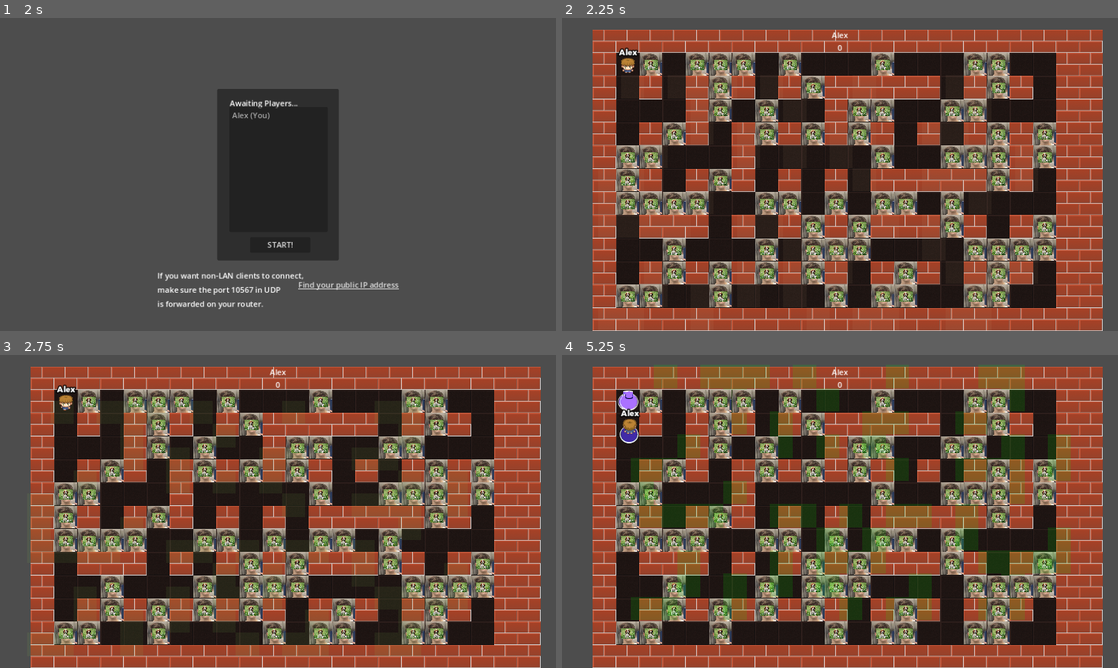
Above: before the commit, frames 1-4 (two rows, left to right).
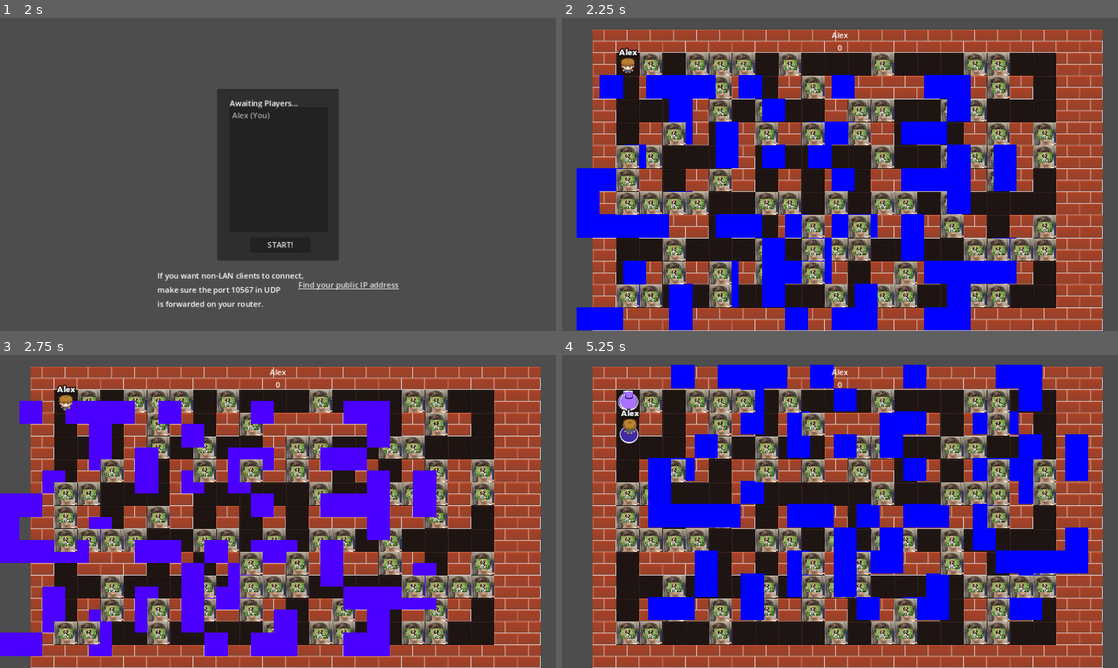
Above: after the commit, the same moments.

Repository: jubarex/jogo-godot-vitor-juba
Game: Godot game, scene res://lobby.tscn
Same seed, same stepped clock (60 frames per second), same inputs: the game is played once before the commit and once after it.
Inputs (mouse positions are in pixels of both pictures, inside the frame that each line leads up to):
- Up to frame 1 (2 s): click (255, 155) at 0.52 s; type "Alex" at 0.6 s; click "Host" at 1.25 s
- Up to frame 2 (2.25 s): click "START!" at 2 s
- Up to frame 3 (2.75 s): no input
- Up to frame 4 (5.25 s): hold D (move_right) 2.78-3.53 s; hold Space (set_bomb) 2.78-3.53 s; hold S (move_down) 3.53-4.28 s; tap Space (set_bomb) at 3.6, 5.1 s; hold D (move_right) 4.28-5.03 s; hold Space (set_bomb) 4.28-5.03 s; hold W (move_up) from 5.03 s (still down)

Frame 1 is identical in both runs. In frame 2, 19% of the frame differs, in the area x 2-82%, y 18-100%; in frame 3, 19%; in frame 4, 26%, in the area x 12-95%, y 3-85%.

Commit message:
shaders 2

Diff:
--- a/networking/multiplayer_bomber/rock.gdshader
+++ b/networking/multiplayer_bomber/rock.gdshader
@@ -10,12 +10,12 @@
 void fragment() {
 
 //declarar variavel com o VALOR ABSOLUTO DO COSSENO DO TIME
-	 float pulse = sin(TIME);
+	 float pulse = tan(TIME);
 
     // Creating a color gradient based on particle's lifetime
     // Adjust colors as per your preference
-    vec4 start_color = vec4(0.27, 1, 0.2, 1.0); // VERDE
-    vec4 end_color = vec4(1.6, 0.07, 0.91, 0.3); // magenta
+    vec4 start_color = vec4(0.5, 0, 1, 1.0); // roxo
+    vec4 end_color = vec4(1, 0, 0, 0.2); // vermelho
 
     // Interpolating between start and end colors based on particle's lifetime
     vec4 particle_color = mix(start_color, end_color, pulse);
@@ -23,10 +23,10 @@
 	 // Applying blend_mix to control the blending of colors
     vec4 final_color = vec4(
 //       mix (1 + 1)*0.5 = 1
-        mix(start_color.r, particle_color.r, 0.5),
-        mix(start_color.g, particle_color.g, 0.5),
-        mix(start_color.b, particle_color.b, 0.5),
-        mix(start_color.a, particle_color.a, 0.5)
+        mix(start_color.r, particle_color.r, 1),
+        mix(start_color.g, particle_color.g, 1),
+        mix(start_color.b, particle_color.b, 1),
+        mix(start_color.a, particle_color.a, 1)
     );
 
 	//= vec4 final_color = vec4(red, green, blue, alpha)
@@ -47,6 +47,6 @@
 // vertex = coisa que vem por padrão no SHADERS, mexer na posicao dos vértices do objeto
 void vertex() {
  // Animate Sprite2D moving in a big circle around its location
-    VERTEX += vec2(cos(TIME) * 50.0, sin(TIME) * 50.0);
+    VERTEX += vec2(cos(TIME) * 120.0, sin(TIME) * 50.0);
 	VERTEX += vec2(cos(TIME) * 10.0, sin(TIME) * 10.0);
 }
--- a/networking/multiplayer_bomber/rock.tscn
+++ b/networking/multiplayer_bomber/rock.tscn
@@ -9,7 +9,7 @@
 [sub_resource type="ShaderMaterial" id="ShaderMaterial_m3o4q"]
 resource_local_to_scene = true
 shader = ExtResource("2_4cu41")
-shader_parameter/color = Vector4(1, 1, 1, 0.1)
+shader_parameter/color = Vector4(1, 1, 1, 1)
 shader_parameter/time = 1.0
 shader_parameter/vitor = 1.0
 
@@ -59,6 +59,7 @@
 texture = ExtResource("2")
 region_enabled = true
 region_rect = Rect2(96, 0, 48, 48)
+metadata/_edit_group_ = true
 
 [node name="Screenshot15" type="Sprite2D" parent="Sprite"]
 position = Vector2(0.374999, -0.500001)
